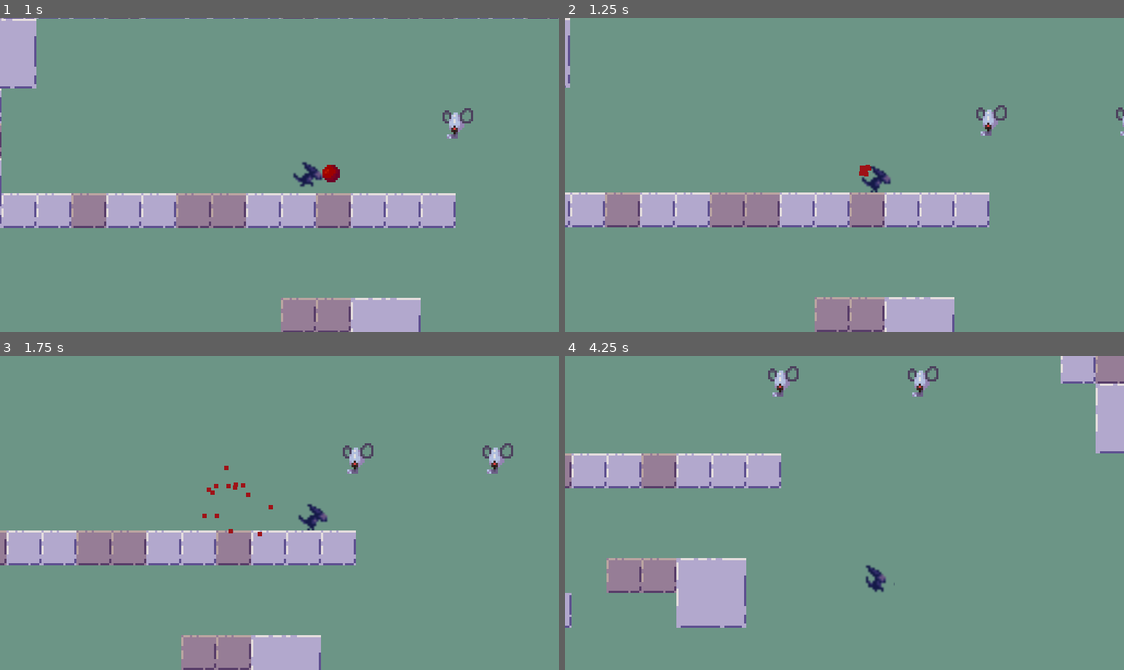
Above: before the commit, frames 1-4 (two rows, left to right).
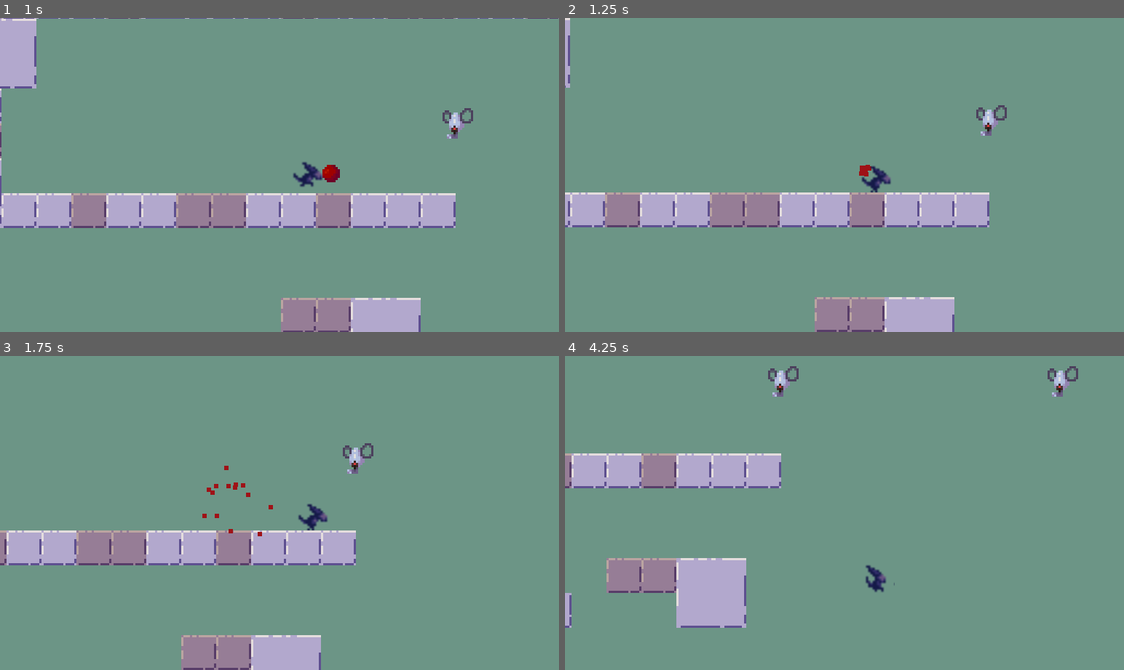
Above: after the commit, the same moments.

Repository: NoirBoire/aliengame
Game: Godot game, scene res://Scenes/Main.tscn
Same seed, same stepped clock (60 frames per second), same inputs: the game is played once before the commit and once after it.
Inputs:
- Up to frame 1 (1 s): tap Enter (ui_enter) at 0.5, 0.6 s; hold Right (ui_right) from 0.53 s (still down); tap Space (ui_select) at 0.77, 0.8 s
- Up to frame 2 (1.25 s): keep holding Right (ui_right); tap Space (ui_select) at 1.07 s
- Up to frame 3 (1.75 s): keep holding Right (ui_right); tap Space (ui_select) at 1.35, 1.52 s; tap Enter (ui_enter) at 1.55 s
- Up to frame 4 (4.25 s): tap Space (ui_select) at 1.82, 2.3, 3.02, 3.32, 3.6, 3.77, 4.07 s; release Right (ui_right) at 2.03 s; hold Left (ui_left) 2.03-2.78 s; tap Enter (ui_enter) at 2.1, 2.85 s; hold Right (ui_right) from 2.78 s (still down)

Frame 1 is identical in both runs. In frame 2, less than 0.1% of the frame differs, in the area x 98-100%, y 28-38%; in frame 3, 0.3%; in frame 4, 2.5%, in the area x 61-100%, y 0-32%.

Commit message:
Fixed Slowmo
Slowmo should be fully functioning now

Diff:
--- a/Player.gd
+++ b/Player.gd
@@ -87,9 +87,8 @@
 	# Jumping
 
 	if !is_on_floor() && was_on_floor && !is_jumping:
-		$CoyoteTimer.start()
-		$CoyoteTimer.wait_time = coyote_timer_duration
-	if (is_on_floor() && !$JumpBuffer.is_stopped()) || (!$CoyoteTimer.is_stopped() && !$JumpBuffer.is_stopped()):
+		coyote_timer.start()
+	if (is_on_floor() && !$JumpBuffer.is_stopped()) || (!coyote_timer.is_stopped() && !$JumpBuffer.is_stopped()):
 		jump()
 	if Input.is_action_just_pressed(button_jump):
 		jump()
@@ -125,10 +124,7 @@
 		motion_x = -speed*(1 if $Sprite.flip_h else -1)
 
 	motion.x = lerp(motion.x, motion_x*speed_modifier, (0.5 / ((1.0/Engine.get_frames_per_second())/delta) if dashing else 0.2 / ((1.0/Engine.get_frames_per_second())/delta)))
-	if Input.is_action_just_pressed("ui_enter"):
-		slowmo.start_slowmo()
-	if Input.is_action_just_pressed("ui_select"):
-		slowmo.end_slowmo()
+
 	# Animation
 
 	if !dash_anim:
@@ -154,7 +150,7 @@
 
 
 func jump():
-	if is_on_floor() || !$CoyoteTimer.is_stopped():
+	if is_on_floor() || !coyote_timer.is_stopped():
 		if dashing && !air_dash:
 			motion.y = max_jump_vel*1.2
 		else:
@@ -166,7 +162,7 @@
 			dashing = false
 			stop_dashing()
 			can_dash = false
-		$CoyoteTimer.stop()
+		coyote_timer.stop()
 		$Slowmo.end_slowmo()
 	elif !is_on_floor():
 		$JumpBuffer.start()
@@ -189,7 +185,6 @@
 	dashing = false
 func stop_dash_anim():
 	dash_anim = false
-	$Slowmo.end_slowmo()
 	motion.x = motion_x
 	$Dash/GhostTimer.stop()
 func die():
--- a/Scenes/Main.tscn
+++ b/Scenes/Main.tscn
@@ -174,7 +174,7 @@
 cell_size = Vector2( 16, 16 )
 show_collision = true
 format = 1
-tile_data = PoolIntArray( -1507204, -2147483646, 0, -1507202 …(6721 unchanged characters)… 65649, -2147483647, 0, 131073, 0, 0, 131095, 0, 0, 131096, 1, 0, 131097, 0, 0, 131098, 1, 0, 131185, -2147483648, 0, 262127, -2147483646, 0, 196609, 1, 0, 196632, 2, 0, 196634, 1, 0, 196720, -2147483647, 0, 196721,  …(1480 unchanged characters)…
+tile_data = PoolIntArray( -1507204, -2147483646, 0, -1507202 …(6721 unchanged characters)… 65649, -2147483647, 0, 131073, 0, 0, 131101, 0, 0, 131102, 1, 0, 131103, 0, 0, 131104, 1, 0, 131185, -2147483648, 0, 262127, -2147483646, 0, 196609, 1, 0, 196638, 2, 0, 196640, 1, 0, 196720, -2147483647, 0, 196721,  …(1480 unchanged characters)…
 __meta__ = {
 "_edit_lock_": true
 }
@@ -192,7 +192,11 @@
 [node name="Drone2" parent="Enemies" instance=ExtResource( 5 )]
 position = Vector2( 240, 48 )
 
+[node name="Drone3" parent="Enemies" instance=ExtResource( 5 )]
+position = Vector2( 416, -16 )
+
 [node name="Drone" parent="Enemies" instance=ExtResource( 5 )]
+position = Vector2( 368, 48 )
 
 [connection signal="body_entered" from="Secrets/Secret/Area2D" to="Secrets/Secret" method="_on_Area2D_body_entered"]
 [connection signal="body_entered" from="Secrets/Secret2/Area2D" to="Secrets/Secret2" method="_on_Area2D_body_entered"]
--- a/Scenes/Nodes/Alien.tscn
+++ b/Scenes/Nodes/Alien.tscn
@@ -1,7 +1,8 @@
-[gd_scene load_steps=35 format=2]
+[gd_scene load_steps=36 format=2]
 
 [ext_resource path="res://Scenes/Nodes/Dash.tscn" type="PackedScene" id=1]
 [ext_resource path="res://Player.gd" type="Script" id=2]
+[ext_resource path="res://Scripts/Delta Independent Timer.gd" type="Script" id=3]
 [ext_resource path="res://Assets/Alien.png" type="Texture" id=4]
 
 [sub_resource type="RectangleShape2D" id=5]
@@ -215,12 +216,12 @@
 anims/RESET = SubResource( 3 )
 anims/Run = SubResource( 4 )
 
-[node name="CoyoteTimer" type="Timer" parent="."]
-wait_time = 0.1
-one_shot = true
-
 [node name="JumpBuffer" type="Timer" parent="."]
 wait_time = 0.1
 one_shot = true
 
 [node name="Dash" parent="." instance=ExtResource( 1 )]
+
+[node name="CoyoteTimer" type="Node2D" parent="."]
+script = ExtResource( 3 )
+wait_time = 0.1
--- a/Scenes/Nodes/Drone.tscn
+++ b/Scenes/Nodes/Drone.tscn
@@ -8,7 +8,7 @@
 extents = Vector2( 7, 10.5 )
 
 [sub_resource type="RectangleShape2D" id=2]
-extents = Vector2( 7, 2 )
+extents = Vector2( 5.5, 2 )
 
 [sub_resource type="Animation" id=1]
 resource_name = "Idle"
@@ -46,7 +46,7 @@
 position = Vector2( 1, 0 )
 
 [node name="CollisionShape2D" type="CollisionShape2D" parent="Area2D"]
-position = Vector2( 0, -2 )
+position = Vector2( -0.5, -2 )
 shape = SubResource( 2 )
 
 [node name="Sprite" type="Sprite" parent="."]
--- a/Scripts/Delta Independent Timer.gd
+++ b/Scripts/Delta Independent Timer.gd
@@ -1,14 +1,15 @@
 extends Node2D
 
-export var wait_time := 0.0
+export var wait_time := 0.35
 export var one_shot := true
 export var autostart := false
 
-var time_left := 0.0
+var time_left := 0.35
+var active := true
 
 signal is_done
 
-func _process(delta):
+func _physics_process(delta):
 
 	if time_left > 0.0:
 		time_left -= delta*(1/Engine.time_scale)
@@ -16,15 +17,19 @@
 	elif time_left < 0.0:
 		time_left = 0.0
 
-	if time_left <= 0.0:
+	if time_left <= 0.0 && active:
 		emit_signal("is_done")
+		active = false
 
 func stop():
 	time_left = 0.0
 
 func start():
 	time_left = wait_time
+	active = true
 
-func is_stopped():
-	if time_left <= 0:
+func is_stopped() -> bool:
+	if time_left <= 0.0:
 		return true
+	else:
+		return false
--- a/Scripts/Drone.gd
+++ b/Scripts/Drone.gd
@@ -2,45 +2,39 @@
 
 onready var alien := owner.get_node("Alien")
 onready var timer = alien.coyote_timer
-var timer_duration := 0.0005
+#var timer_duration := 0.01
 var wait_time := 0.35
 var hp := 2
 var on_drone := false
+var was_on_drone := false
 var can_slowmo := true
 
-func _ready():
-	$SlowmoTimer.wait_time = wait_time
-
-func _process(delta):
-
-	if name == "Drone2":
-		print($SlowmoTimer.time_left)
-
+func _physics_process(delta):
 	if $Area2D.overlaps_body(alien):
 		on_drone = true
+		was_on_drone = true
 
 		# Allow alien jumping
-		timer.wait_time = timer_duration
 		timer.start()
 
 		# Slowmo
 		if alien.dash_anim && alien.motion.y >= 0:
-			alien.slowmo.start_slowmo()
 			if can_slowmo:
+				alien.slowmo.start_slowmo()
 				$SlowmoTimer.start()
 				can_slowmo = false
 	else:
+		on_drone = false
 		can_slowmo = true
+		if !on_drone && was_on_drone:
+			timer.stop()
+			was_on_drone = false
 
 	# Check for jump on alien
 	if Input.is_action_just_pressed(Global.button_jump) && on_drone:
 		if alien.position.y > position.y+3:
 			alien.position.y = position.y
 		alien.can_dash = true
-
-	if timer.is_stopped():
-		on_drone = false
-		alien.slowmo.end_slowmo()
 
 	if hp <= 0:
 		$DeathTimer.start()
Not shown, added: .mono/metadata/ide_messaging_meta.txt
